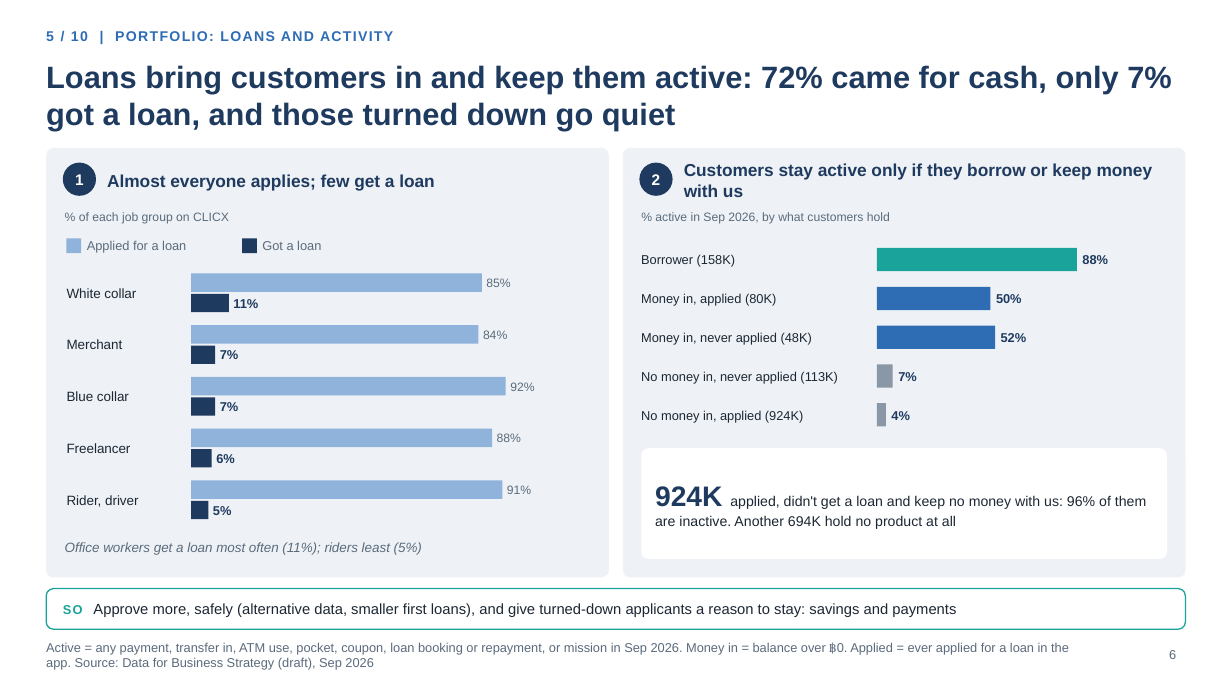
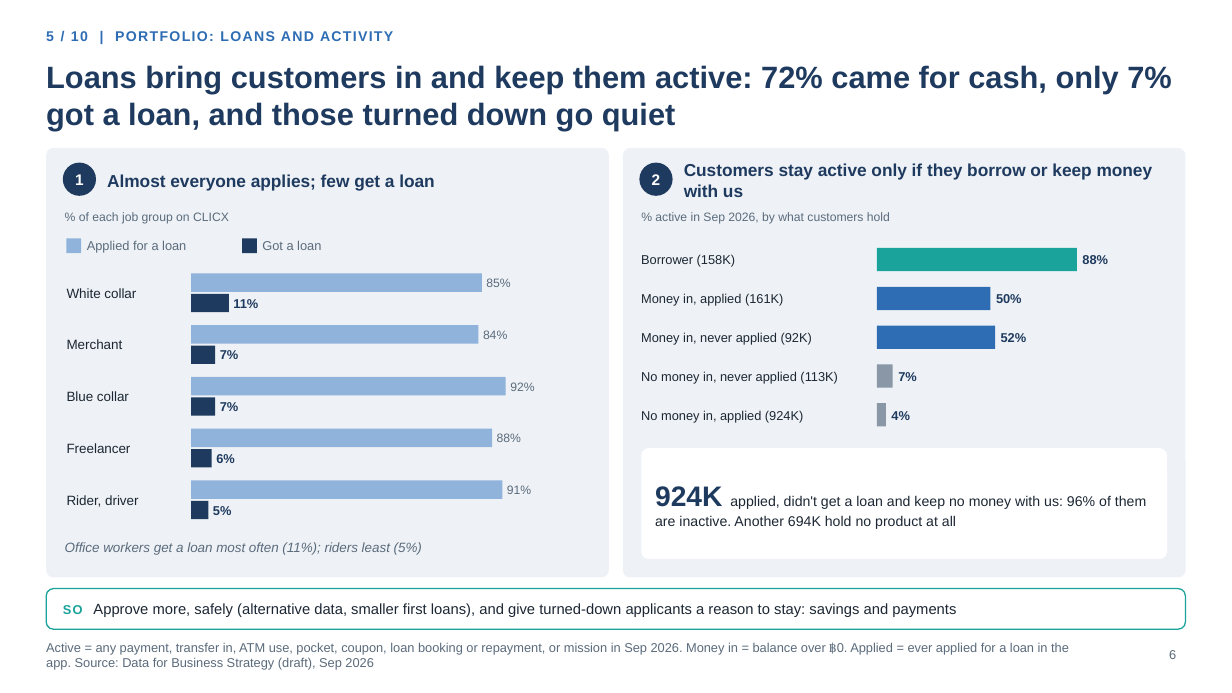
Before and after one commit to hweisim/claude_code, a slide deck: slide 6 of clicx_insights/CLICX_Storyline_v2.pptx. Drawn at 1232x693 pixels with LibreOffice and Linux fonts; fonts in the diff are those of the drawing; background and template pictures are left out. Boxes give left, top, right and bottom in pixels: in the first picture for what was removed or moved away, otherwise in the second. Text is boxed around its words. In the diff, an @@ line names an element or a change of style, - is before the commit and + after.

```diff
--- a/clicx_insights/CLICX_Storyline_v2.pptx
+++ b/clicx_insights/CLICX_Storyline_v2.pptx
@@ text at (x1=641, y1=293, x2=783, y2=306): text changed @@
-Money in, applied (80K)
+Money in, applied (161K)
@@ text at (x1=641, y1=332, x2=812, y2=345): text changed @@
-Money in, never applied (48K)
+Money in, never applied (92K)
```
Also in this commit, not shown: 2 other files.
